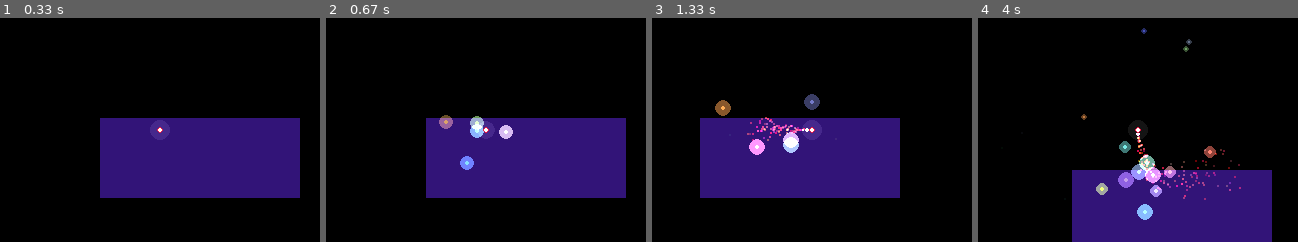
Above: before the commit, frames 1-4 (left to right).
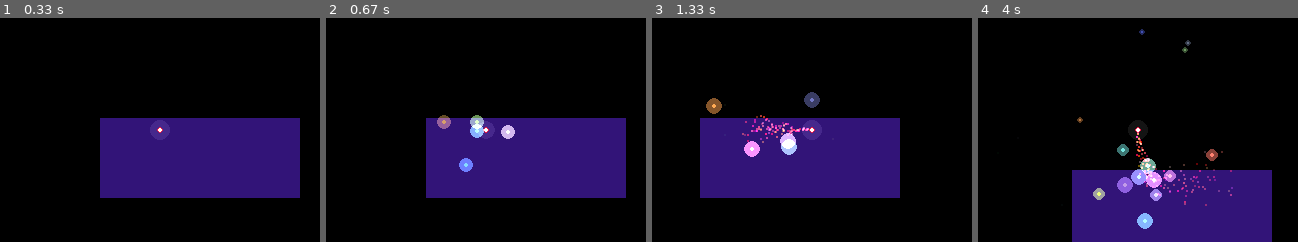
Above: after the commit, the same moments.

Repository: JerryLin1/PyGameShenanigans
Game: pygame game, started from test_game/main.py
The game is run twice, just before and just after one commit, with the same random seed, the same clock (stepped at 60 frames per second) and the same inputs.
Inputs (mouse positions are in pixels of both pictures, inside the frame that each line leads up to):
- Up to frame 1 (0.33 s): no input
- Up to frame 2 (0.67 s): tap Space at 0.33 s
- Up to frame 3 (1.33 s): press the mouse at (735, 132) at 0.7 s; move the mouse to (789, 154) at 0.8 s; release the mouse at (844, 179) at 0.93 s; hold D from 1 s (still down); move the mouse to (712, 96) at 1.03 s; tap Space at 1.07 s
- Up to frame 4 (4 s): tap Space at 1.37, 1.57, 1.9, 2.2, 2.4, 2.7, 2.97, 3.3, 3.6, 3.73 s; release D at 1.47 s; hold W 1.5-1.8 s; hold D 1.83-2.3 s; hold A 2.33-2.87 s; hold S 2.9-3.2 s; hold A 3.23-3.63 s; hold W from 3.67 s (still down)

Frame 1 is identical in both runs. In frame 2, 0.4% of the frame differs, in the area x 34-60%, y 43-69%; in frame 3, 1.6%; in frame 4, 3.1%, in the area x 30-83%, y 4-95%.

Commit message:
rendering improvements

Diff:
--- a/test_game/entity.py
+++ b/test_game/entity.py
@@ -6,5 +6,19 @@
 
     def tick(self, tick_time: float):
         self.time_since_spawn += tick_time
+        self.pre_update(tick_time)
+        self.update(tick_time)
+        self.post_update(tick_time)
+
+    def draw(self, surface):
+        pass
+
+    def update(self, tick_time):
+        raise NotImplementedError
+
+    def pre_update(self, tick_time):
+        pass
+
+    def post_update(self, tick_time):
         for timer in self.timers.values():
             timer.tick(tick_time)
--- a/test_game/main.py
+++ b/test_game/main.py
@@ -37,9 +37,16 @@
 def tick_entities(surface, delta_time):
     for i in range(len(entities) - 1, -1, -1):
         entity = entities[i]
-        entity.tick(delta_time, surface)
+        entity.tick(delta_time)
         if entity.killed:
             entities.remove(entity)
+    for i in range(len(entities) - 1, -1, -1):
+        entity = entities[i]
+        entity.draw(surface)
+    for i in range(len(entities) - 1, -1, -1):
+        entity = entities[i]
+        if hasattr(entity, "draw_light"):
+            entity.draw_light(surface)
 
 
 if __name__ == "__main__":
--- a/test_game/particles.py
+++ b/test_game/particles.py
@@ -27,35 +27,32 @@
         self.accel = accel
         self.current_life = 0
         self.flags = flags
+        self.lf = 1
 
-    def tick(self, tick_time: float, surface):
-        Entity.tick(self, tick_time)
-        lf = (1 - self.current_life / self.lifespan)
-        if lf < 0:
-            lf = 0
-        self.draw(surface, lf)
-        self.draw_light(surface, lf)
+    def update(self, tick_time: float):
         self.vel += self.accel * tick_time / 1000
         self.position += self.vel
         if self.lifespan >= 0:
             self.current_life += tick_time
             if self.current_life >= self.lifespan:
                 self.killed = True
+        self.lf = (1 - self.current_life / self.lifespan)
+        if self.lf < 0:
+            self.lf = 0
 
-    def draw(self, surface, lf):
-        if Particle.MAIN_DRAW_DISABLED in self.flags:
-            return
-        if Particle.SCALE_ALPHA_LIFETIME in self.flags:
-            ucol = self.color + (255 * lf,)
-        else:
-            ucol = self.color
-        upos = (round(self.position[0] - 1), round(self.position[1] - 1))
-        draw_rect(surface, ucol, upos + (1, 1))
+    def draw(self, surface):
+        if Particle.MAIN_DRAW_DISABLED not in self.flags:
+            if Particle.SCALE_ALPHA_LIFETIME in self.flags:
+                ucol = self.color + (255 * self.lf,)
+            else:
+                ucol = self.color
+            upos = (round(self.position[0] - 1), round(self.position[1] - 1))
+            draw_rect(surface, ucol, upos + (1, 1))
 
-    def draw_light(self, surface, lf):
+    def draw_light(self, surface):
         for light in self.lights:
             if Particle.SCALE_SIZE_LIFETIME in self.flags:
-                urad = lf * light
+                urad = self.lf * light
             else:
                 urad = light
             if Particle.LIGHT_FLICKER in self.flags:
@@ -65,7 +62,7 @@
 
             if Particle.SCALE_ALPHA_LIFETIME in self.flags:
                 c = self.color
-                ucol = (c[0] * lf, c[1] * lf, c[2] * lf)
+                ucol = (c[0] * self.lf, c[1] * self.lf, c[2] * self.lf)
             else:
                 ucol = self.color
 
@@ -88,16 +85,17 @@
                           flags=flags)
         self.radius = radius
 
-    def draw(self, surface, lf):
-        if Particle.SCALE_SIZE_LIFETIME in self.flags:
-            urad = math.ceil(lf * self.radius)
-        else:
-            urad = self.radius
-        if Particle.SCALE_ALPHA_LIFETIME in self.flags:
-            ucol = self.color + (255 * lf,)
-        else:
-            ucol = self.color
-        draw_circle(surface=surface,
-                    color=ucol,
-                    center=self.position,
-                    radius=urad)
+    def draw(self, surface):
+        if not Particle.MAIN_DRAW_DISABLED in self.flags:
+            if Particle.SCALE_SIZE_LIFETIME in self.flags:
+                urad = math.ceil(self.lf * self.radius)
+            else:
+                urad = self.radius
+            if Particle.SCALE_ALPHA_LIFETIME in self.flags:
+                ucol = self.color + (255 * self.lf,)
+            else:
+                ucol = self.color
+            draw_circle(surface=surface,
+                        color=ucol,
+                        center=self.position,
+                        radius=urad)
--- a/test_game/player.py
+++ b/test_game/player.py
@@ -33,7 +33,7 @@
                                      Particle.MAIN_DRAW_DISABLED])
         init_entity(self.light)
 
-    def update(self, tick_time: float, surface):
+    def update(self, tick_time: float):
         init.camera_pos.update(self.position[0] - init.WIDTH // 2,
                                self.position[1] - init.HEIGHT // 2)
         self.keys = pygame.key.get_pressed()
@@ -67,7 +67,6 @@
                 self.timers["shoot"].reset()
             elif event.type == pygame.MOUSEBUTTONUP:
                 self.timers["shoot"].is_active = False
-
         self.prev_keys = self.keys
 
         self.light.position = copy_vector2(self.position)
@@ -93,6 +92,7 @@
         mouse_pos = get_mouse_pos_global()
         diff_vec = mouse_pos - self.position
         diff_vec = diff_vec.normalize() * shoot_force
+        pos = copy_vector2(self.position)
         init_entity(ParticleCircle(position=copy_vector2(self.position),
                                    color=(255, 255, 255),
                                    radius=1,
--- a/test_game/unit.py
+++ b/test_game/unit.py
@@ -14,8 +14,7 @@
         self.vel = pygame.Vector2(0, 0)
         self.friction = 0.9
 
-    def tick(self, tick_time: float, surface):
-        Entity.tick(self, tick_time)
+    def pre_update(self, tick_time):
         # Physics
         self.vel += self.accel * tick_time / 1000
         # "friction"
@@ -26,11 +25,5 @@
                 self.vel = pygame.Vector2(0, 0)
         self.position += self.vel
 
-        self.update(tick_time, surface)
-        self.draw(surface)
-
-    def update(self, tick_time, surface):
-        raise NotImplementedError
-
     def draw(self, surface):
         raise NotImplementedError
